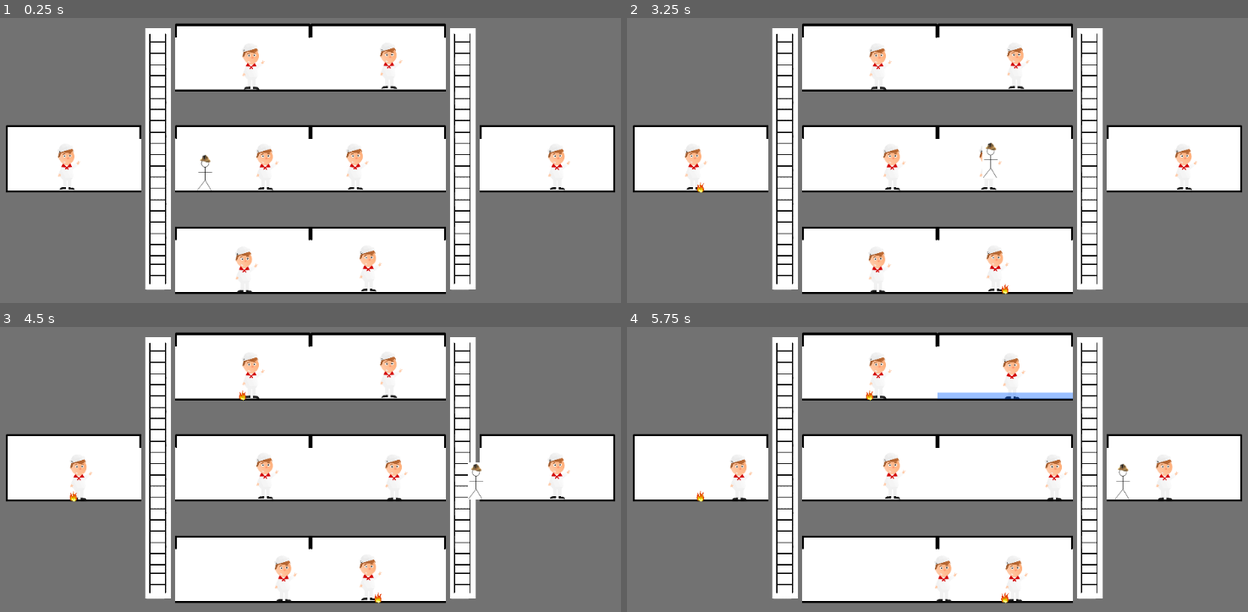
Above: before the commit, frames 1-4 (two rows, left to right).
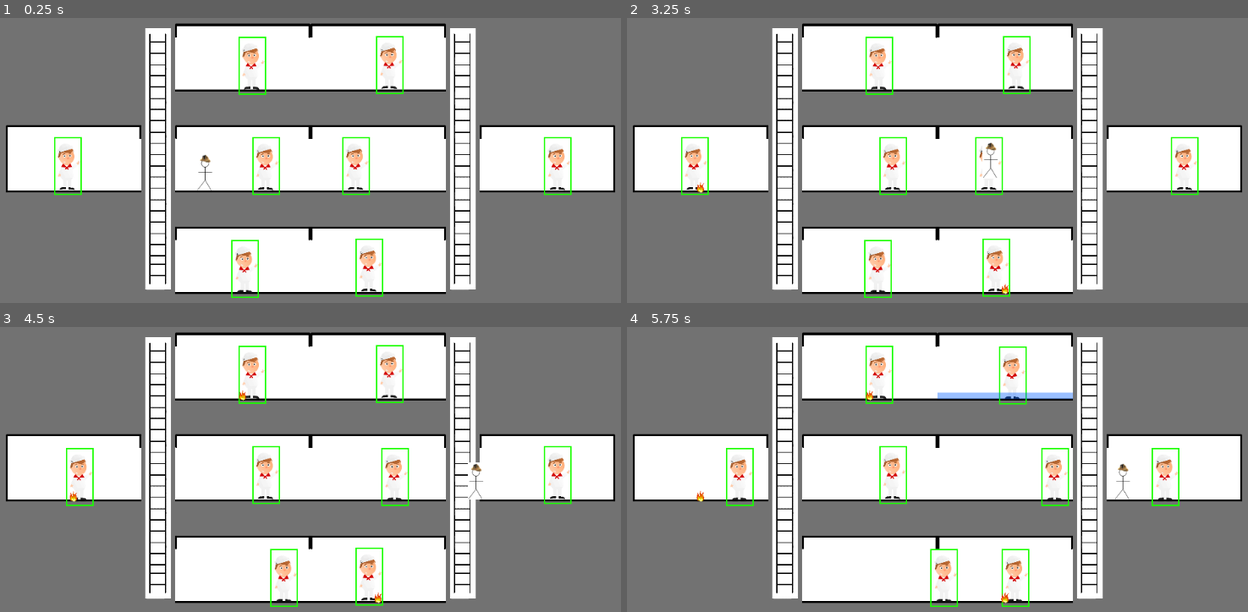
Above: after the commit, the same moments.

Repository: danielcannell/deep-clue-sea
Game: Godot game, scene res://Main.tscn
The game is run twice, just before and just after one commit, with the same random seed, the same clock (stepped at 60 frames per second) and the same inputs.
Inputs (mouse positions are in pixels of both pictures, inside the frame that each line leads up to):
- Up to frame 1 (0.25 s): no input
- Up to frame 2 (3.25 s): tap Enter at 0.5, 2 s; move the mouse to (701, 157) at 0.52 s; hold D (move_right) 0.53-2.03 s; click (701, 157) at 0.67 s; tap Space (jump) at 0.77, 1.25, 1.52, 3.02 s; move the mouse to (1005, 57) at 1.27 s; click (1005, 57) at 1.42 s; move the mouse to (1005, 157) at 2.02 s; hold A (move_left) 2.03-2.78 s; click (1005, 157) at 2.17 s; move the mouse to (1005, 260) at 2.77 s; hold D (move_right) from 2.78 s (still down); click (1005, 260) at 2.92 s
- Up to frame 3 (4.5 s): move the mouse to (242, 366) at 3.52 s; click (242, 366) at 3.67 s; tap Space (jump) at 3.77 s; move the mouse to (242, 466) at 4.27 s; release D (move_right) at 4.28 s; hold A (move_left) from 4.28 s (still down); click (242, 466) at 4.42 s
- Up to frame 4 (5.75 s): tap Space (jump) at 4.52 s; move the mouse to (869, 569) at 5.02 s; release A (move_left) at 5.03 s; hold D (move_right) from 5.03 s (still down); click (869, 569) at 5.17 s

The runs differ from the first frame. In frame 1, 1.4% of the frame differs, in the area x 8-93%, y 6-99%; in frame 2, 1.4%; in frame 3, 1.3%; in frame 4, 1.4%.

Commit message:
Create selected rectangle on Creman

Diff:
--- a/crewmen/Crewman.tscn
+++ b/crewmen/Crewman.tscn
@@ -49,3 +49,12 @@
 [node name="PathPlanner" type="Node" parent="." index="2"]
 
 script = ExtResource( 3 )
+
+[node name="Line2D" type="Line2D" parent="." index="3"]
+
+points = PoolVector2Array( 100, 30, 100, -400, -100, -400, -100, 30, 105, 30 )
+width = 10.0
+default_color = Color( 0.101563, 1, 0, 1 )
+texture_mode = 1
+sharp_limit = 2.0
+round_precision = 8
